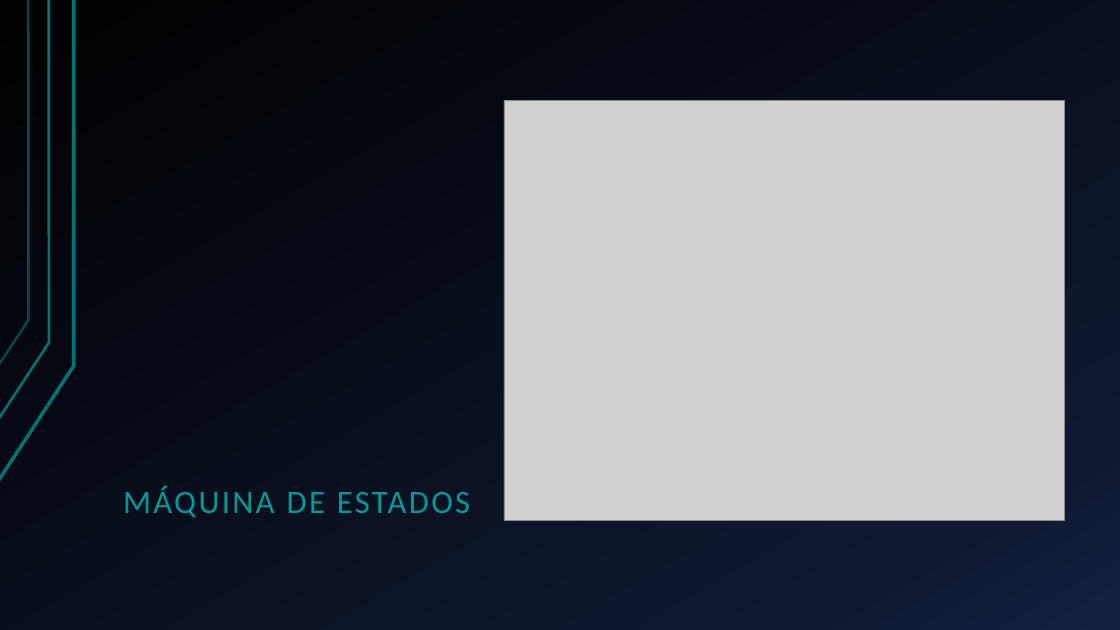
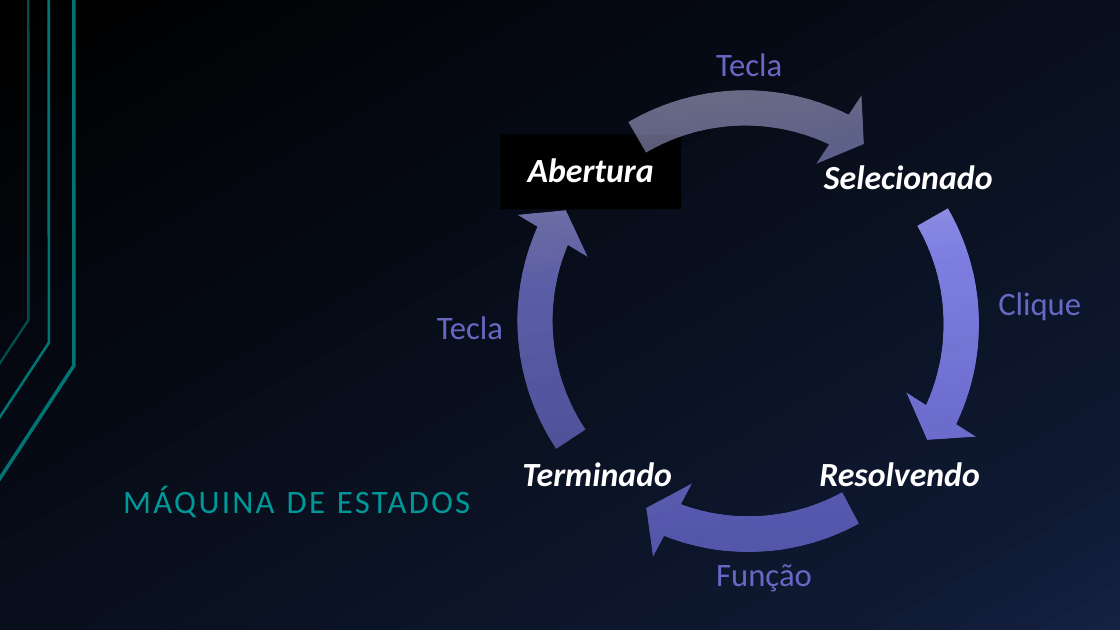
Before and after one commit to Esduard/INF1031-SLIDING_PUZZLE, a slide deck: slide 4 of Apresentação/Deslize.pptx. Drawn at 1120x630 pixels with LibreOffice and Linux fonts; fonts in the diff are those of the drawing; grey boxes stand for pictures. Boxes give left, top, right and bottom in pixels: in the first picture for what was removed or moved away, otherwise in the second. Text is boxed around its words. In the diff, an @@ line names an element or a change of style, - is before the commit and + after.

```diff
--- a/Apresentação/Deslize.pptx
+++ b/Apresentação/Deslize.pptx
@@ text added at [716,53,782,76], 28 pt, text #6868C4 @@
+Tecla
@@ group added at [491,65,1004,579]: 4 texts, 4 circular arrows, 1 rectangle @@
+Selecionado
+Resolvendo
+Terminado
+Abertura
@@ picture removed at [504,101,1064,521] @@
@@ text added at [998,292,1081,321], 28 pt, text #6868C4 @@
+Clique
@@ text added at [437,316,503,339], 28 pt, text #6868C4 @@
+Tecla
@@ text added at [716,564,812,592], 28 pt, text #6868C4 @@
+Função
```
Also in this commit, not shown: 4 other slides changed, 5 other files.
